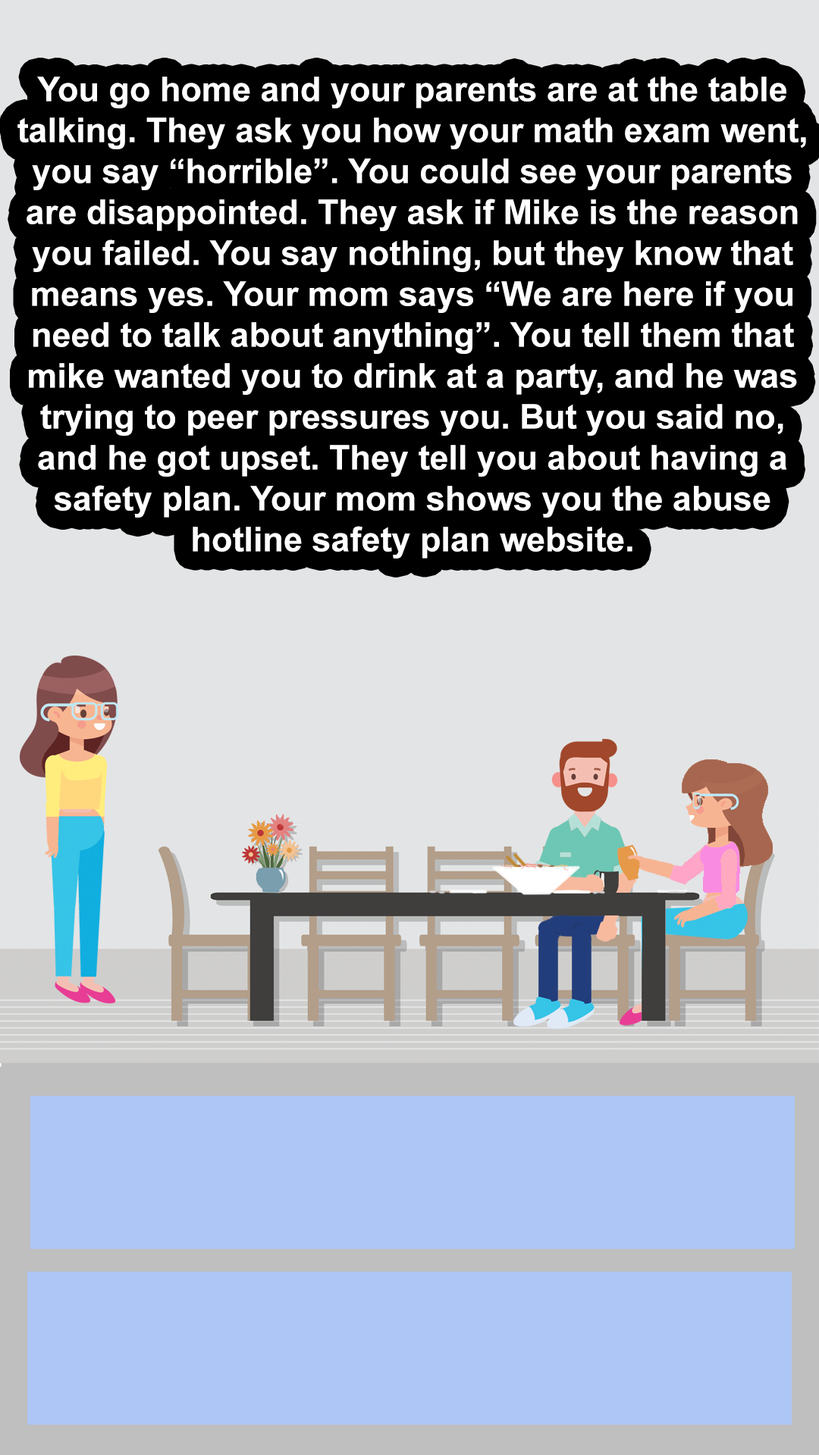
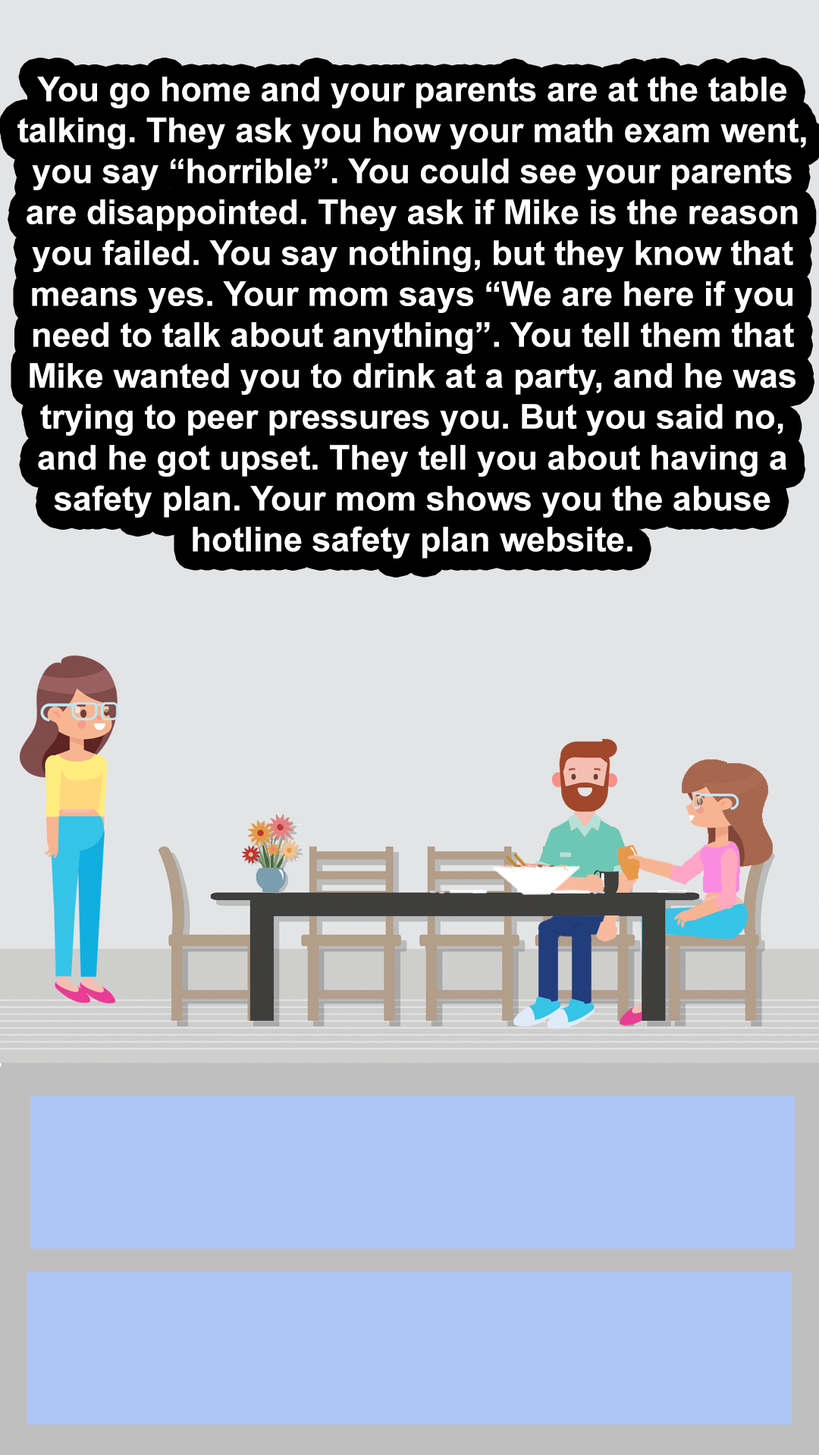
Comparing the layer stacks of the two 819px x 1455px images. Changes:
painted on "You go home and your parents are at the table talking. They ask" over [28, 363, 797, 395]
